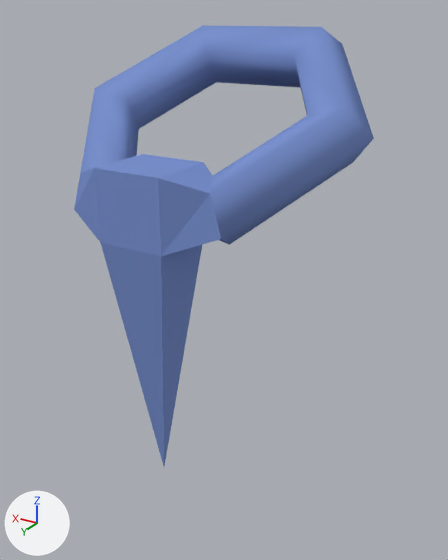
A saved change to the Blender file data/cragsman/clinch/clinch.blend.
One viewpoint serves both versions: a 50 mm camera at (-2.55, 4.86, 0.33) aimed at (-0.08, 0.73, -1.73). Lighting does not change. The marker at lower left points along +X, +Y and +Z.

The first picture shows 'clinch'.
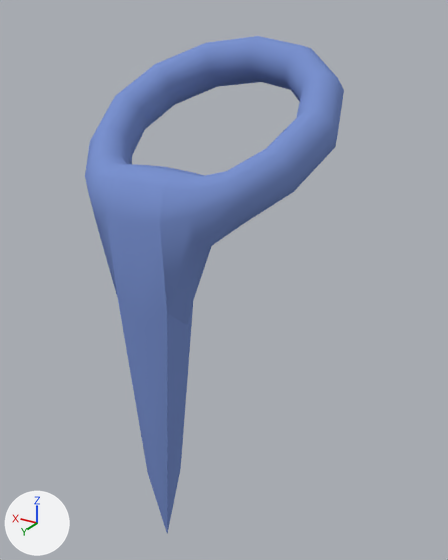
Patch to the scene script:
```diff
--- a/data/cragsman/clinch/clinch.blend.py
+++ b/data/cragsman/clinch/clinch.blend.py
@@ me_clinch @@
 me_clinch.from_pydata(...)  # 41 vertices, 43 faces; spans x -1.25..1.25, y -0.19..1.83, z -3.14..0.23
 # used by ob_clinch; location = (0.0, 0.0, 0.0)
-me_clinch.vertices[38].co = (0.0, 1.57, -3.14)
+# me_clinch part 1
+me_clinch.vertices[38].co = (0.0, 1.57, -6.82)
 me_clinch.materials.append(mat_clinch)
@@ ob_clinch @@
 ob_clinch.location = (0.0, 0.0, 0.0)
+_m = ob_clinch.modifiers.new('Subsurf', 'SUBSURF')
+_m.render_levels = 1
+_m = ob_clinch.modifiers.new('EdgeSplit', 'EDGE_SPLIT')
+_m.use_edge_angle = False
```

Changed parts and their boxes (x1, y1, x2, y2) in the pictures (448 x 560 px; the box of a moved part takes in the faces that stretch with it):
'clinch', reshaped, modifiers changed (14% narrower, 13% taller)
    before: (74, 25, 374, 466)
    after: (85, 36, 344, 534)
part 1 of me_clinch, moved or reshaped
    before: (100, 242, 202, 466)
    after: (118, 300, 193, 534)
